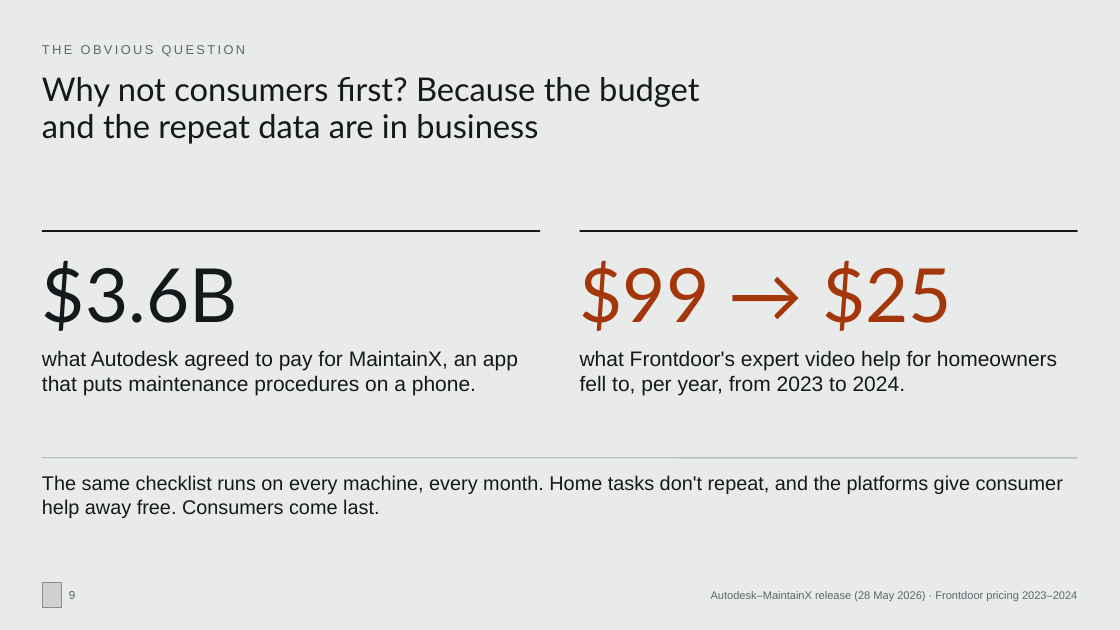
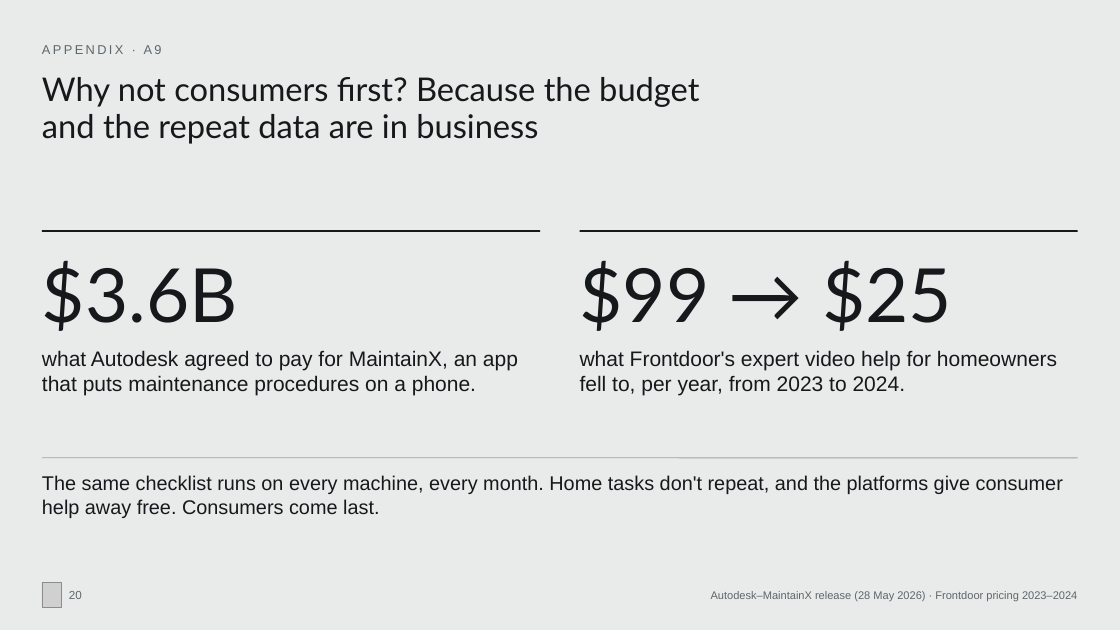
Before and after one commit to MonishSaravana/praxis, a slide deck: slide 20 of deck/Praxis_SAH_Oct2026.pptx (slide 9 before the commit). Drawn at 1120x630 pixels with LibreOffice and Linux fonts; fonts in the diff are those of the drawing; grey boxes stand for pictures. Boxes give left, top, right and bottom in pixels: in the first picture for what was removed or moved away, otherwise in the second. Text is boxed around its words. In the diff, an @@ line names an element or a change of style, - is before the commit and + after.

```diff
--- a/deck/Praxis_SAH_Oct2026.pptx
+++ b/deck/Praxis_SAH_Oct2026.pptx
@@ text at (x1=42, y1=45, x2=162, y2=54): text changed @@
-THE OBVIOUS QUESTION
+APPENDIX · A9
@@ text "$99 → $25" at (x1=580, y1=260, x2=952, y2=331): text colour #A3360A to #16191B @@
@@ page number at (x1=69, y1=591, x2=82, y2=599): text changed @@
-9
+20
```
Also in this commit, not shown: 17 other slides changed, 3 slides added, 2 slides removed, 51 other files.
